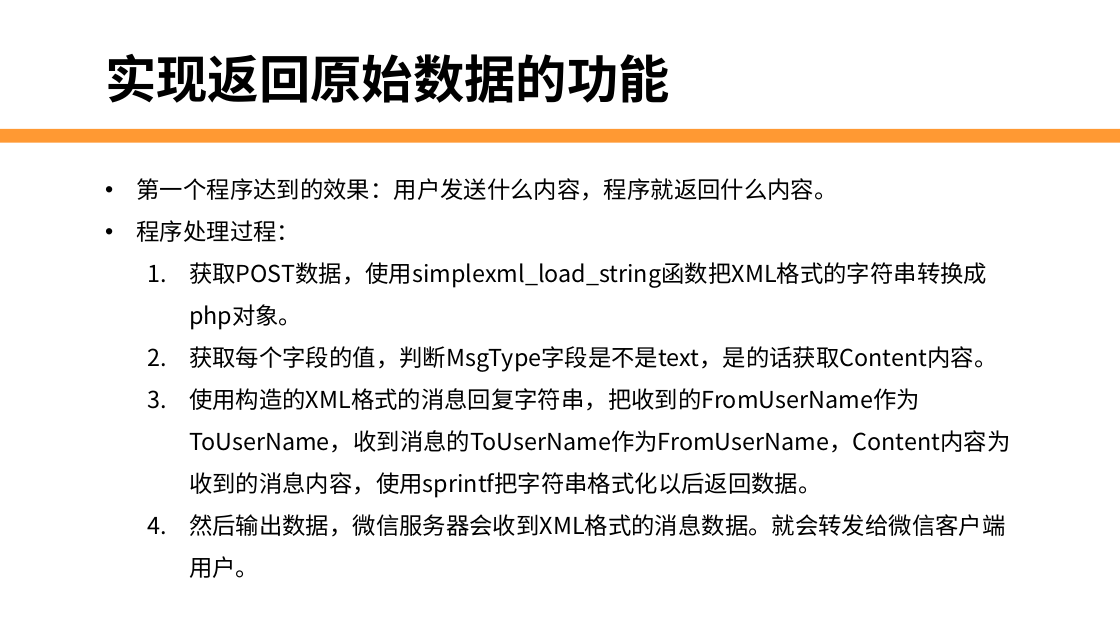
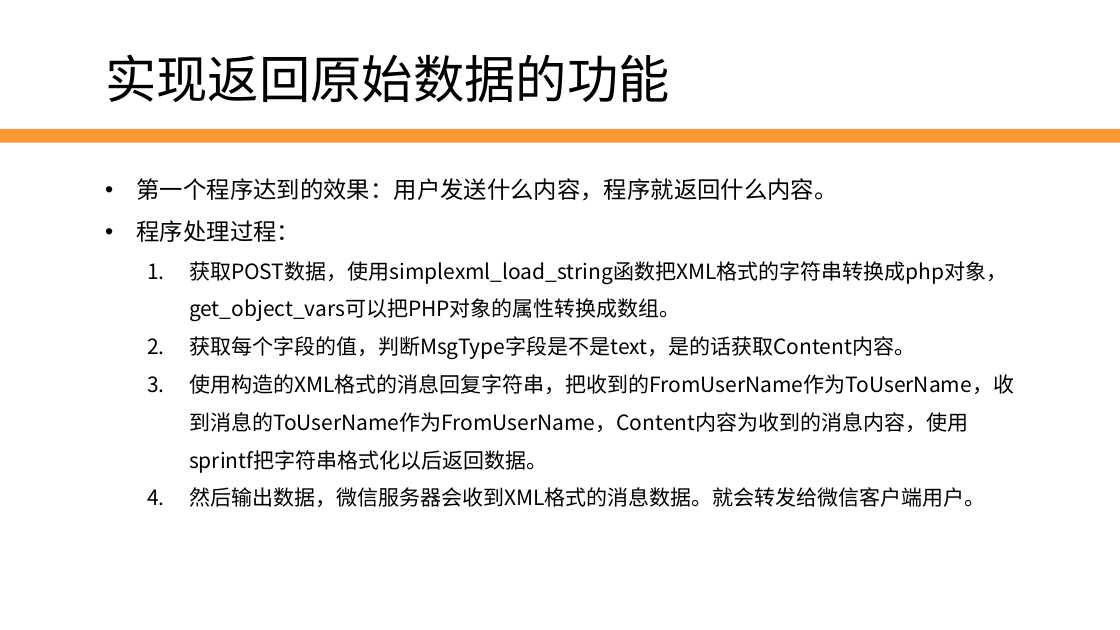
Before and after one commit to edu2act/2017-2018_1st_Wechat_Web_Programming, a slide deck: slide 20 of 第3讲 微信开发环境与调试工具.pptx (slide 21 before the commit). Drawn at 1120x630 pixels with LibreOffice and Linux fonts; fonts in the diff are those of the drawing; background and template pictures are left out. Boxes give left, top, right and bottom in pixels: in the first picture for what was removed or moved away, otherwise in the second. Text is boxed around its words. In the diff, an @@ line names an element or a change of style, - is before the commit and + after.

Commit message:
update and add ppt

```diff
--- a/第3讲 微信开发环境与调试工具.pptx
+++ b/第3讲 微信开发环境与调试工具.pptx
@@ text "实现返回原始数据的功能" at <box>105,54,670,102</box>: bold off @@
@@ text at <box>189,261,1008,322</box>: text changed; size 20 to 18 pt @@
-  1. 获取POST数据，使用simplexml_load_string函数把XML格式的字符串转换成php对象。
+  1. 获取POST数据，使用simplexml_load_string函数把XML格式的字符串转换成php对象，get_object_vars可以把PHP对象的属性转换成数组。
@@ text at <box>189,336,1014,507</box>: size 20 to 18 pt in "获取每个字段的值，判断MsgType字段是不是text，是的话获取Content内容。", "使用构造的XML格式的消息回复字符串，把收到的FromUserName作为ToUserName，收到消息的ToUserN ...", "然后输出数据，微信服务器会收到XML格式的消息数据。就会转发给微信客户端用户。" @@
```
Also in this commit, not shown: 31 other slides changed, 1 slide removed, 7 other files.
